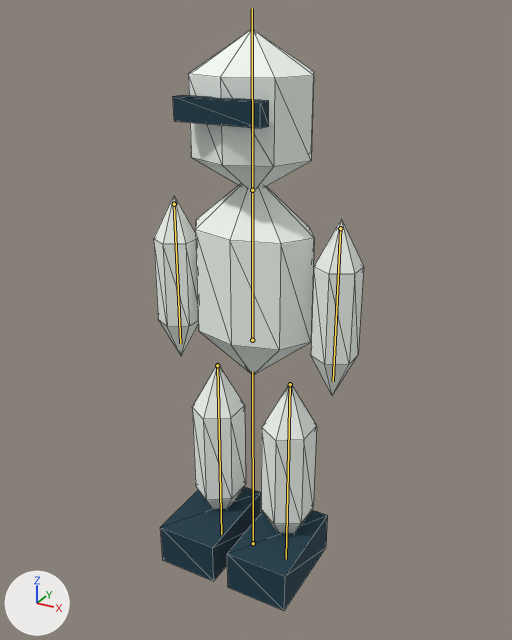
Renders of the glTF model assets/models/characters/runner_0.glb from each side of a commit.
Rendered twice from a 50 mm lens placed at (1.03, -1.852, 1.851), pointed at (-0.065, 0.14, 0.855). The axes (+X, +Y, +Z) are drawn at lower left. The lights are the same throughout. The picture after the commit comes second. The bones that bend it are drawn over the model as lines. Mesh edges are drawn as thin lines.

The first picture shows 'runner_0'.
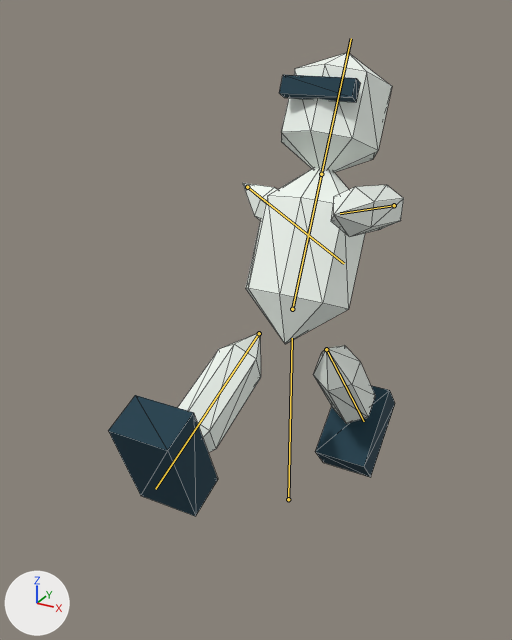
The newer file adds an action. The first version stands in its rest pose; the second is drawn at frame 1 of the action 'SideSlide'.

Where the change shows, as pixel boxes (x1, y1, x2, y2) in the pictures (512 x 640 px):
'runner_0', posed (41% wider, 20% shorter): before (154, 29, 364, 611); after (108, 53, 404, 516)
bone 'Root', root to tip: before (253, 543) to (252, 371); after (288, 499) to (292, 338)
bone 'LegL', root to tip: before (217, 365) to (221, 534); after (259, 333) to (155, 489)
bone 'LegR', root to tip: before (290, 384) to (286, 559); after (326, 349) to (364, 421)
bone 'Spine', root to tip: before (252, 340) to (252, 190); after (292, 309) to (321, 174)
bone 'ArmL', root to tip: before (174, 204) to (180, 343); after (247, 187) to (344, 263)
bone 'ArmR', root to tip: before (340, 228) to (333, 381); after (394, 205) to (340, 213)

The change in detail:
Bone 'Root' (bone_root) moves from (0.0, 0.0, 0.0) to (0.0, 0.0, -0.3).
Bone 'LegL' (bone_legl) turns from (0, 0, 0) to (-69, 0, 0) degrees about its own x, y and z.
Bone 'LegR' (bone_legr) turns from (0, 0, 0) to (40, 0, 0) degrees about its own x, y and z.
Bone 'Spine' (bone_spine) turns from (0, 0, 0) to (-26, 0, 0) degrees about its own x, y and z.
Bone 'ArmL' (bone_arml) turns from (0, 0, 0) to (0, 0, -63) degrees about its own x, y and z.
Bone 'ArmR' (bone_armr) turns from (0, 0, 0) to (-74, 0, 0) degrees about its own x, y and z.
